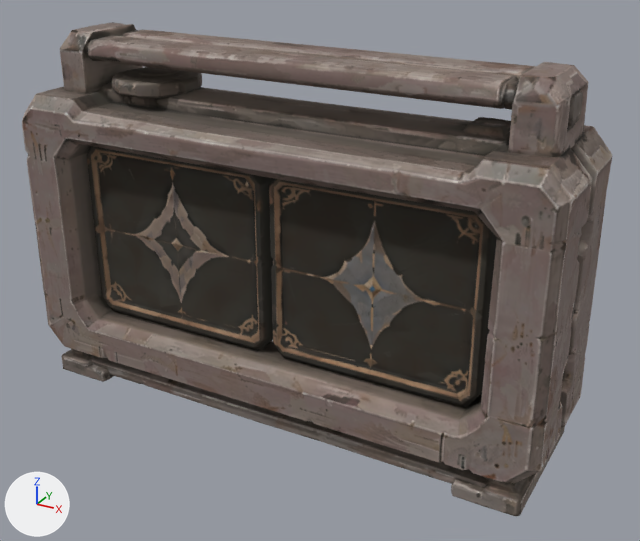
Renders of the FBX model Paper_Seizer_Stone/Assets/Game/art/model/jifenqi.fbx from each side of a commit.
Both versions are drawn from a 50 mm lens placed at (0.742, -1.256, 0.908), pointed at (0.05, 0.001, 0.279). Every picture has the same lights, and +X, +Y and +Z are marked at lower left. The older version comes first. Where no turn or scale is listed for an object, it has been applied to the vertices.

Before the edit, the objects in view are built like this:
```python
me_e907ac52_549e_4ade_82d1_109493793dfe = bpy.data.meshes.new('e907ac52_549e_4ade_82d1_109493793dfe')
me_e907ac52_549e_4ade_82d1_109493793dfe.from_pydata(...)  # 6389 vertices, 6953 faces; spans x -0.5..0.5, y -0.142..0.142, z 0.0..0.667
me_e907ac52_549e_4ade_82d1_109493793dfe.materials.append(mat_material_e907ac52_549e_4ade_82d1_109493793dfe)
ob_e907ac52_549e_4ade_82d1_109493793dfe = bpy.data.objects.new('e907ac52_549e_4ade_82d1_109493793dfe', me_e907ac52_549e_4ade_82d1_109493793dfe)
ob_e907ac52_549e_4ade_82d1_109493793dfe.location = (0.0, 0.0, 0.0)
```
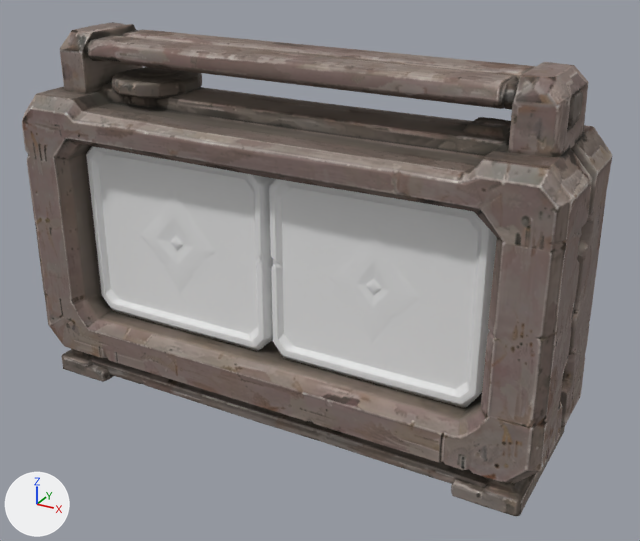
The edits, one by one:
Material 'ScoreCounterScreen' (mat_scorecounterscreen) is new.
Its base color is (0.8, 0.8, 0.8) (white #e7e7e7).
Its roughness is 0.9.
me_e907ac52_549e_4ade_82d1_109493793dfe has 6389 vertices, 6953 faces and spans x -0.5..0.5, y -0.142..0.142, z 0.0..0.667.
me_e907ac52_549e_4ade_82d1_109493793dfe is used by ob_e907ac52_549e_4ade_82d1_109493793dfe; location (0.0, 0.0, 0.0).
me_e907ac52_549e_4ade_82d1_109493793dfe part 1: 943 of the faces centred in x -0.384..0.384, y -0.095..-0.053, z 0.141..0.481 switch from mat_material_e907ac52_549e_4ade_82d1_109493793dfe to mat_scorecounterscreen (white #e7e7e7).

Boxes (x1, y1, x2, y2) around the edits, measured in the pictures (640 x 541 px):
part 1 of me_e907ac52_549e_4ade_82d1_109493793dfe, recoloured (lighter)
    both: (86, 146, 497, 408)
